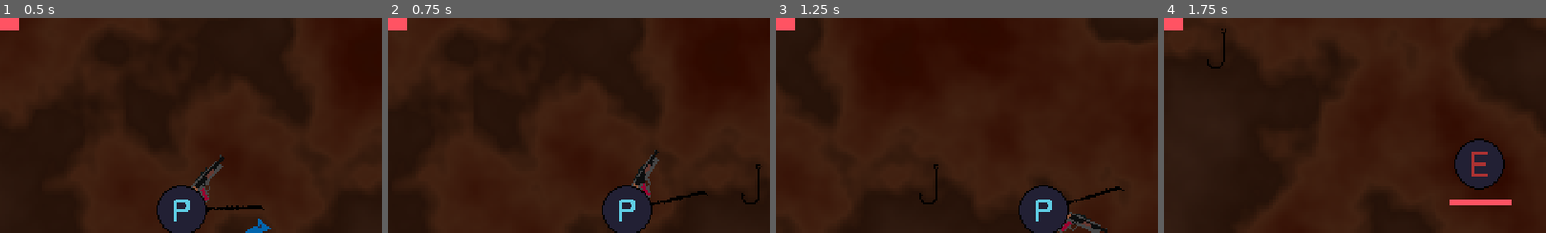
Above: before the commit, frames 1-4 (left to right).
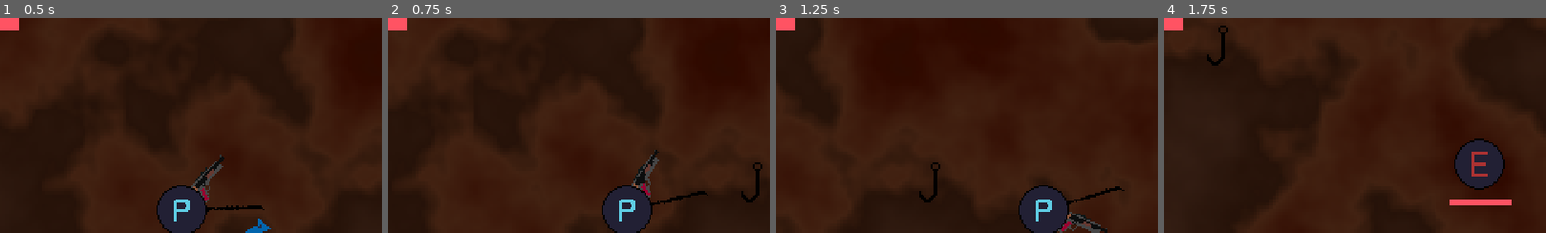
Above: after the commit, the same moments.

Repository: BaldurThor/CGDD
Game: Godot game, scene res://scenes/main.tscn
Same seed, same stepped clock (60 frames per second), same inputs: the game is played once before the commit and once after it.
Inputs (mouse positions are % of the whole screen's width and height, from its top left):
- Up to frame 1 (0.5 s): no input
- Up to frame 2 (0.75 s): tap Enter at 0.5 s; move the mouse to (72, 45) at 0.52 s; hold D (move_right) from 0.53 s (still down); click (72, 45) at 0.67 s
- Up to frame 3 (1.25 s): keep holding D (move_right)
- Up to frame 4 (1.75 s): move the mouse to (30, 55) at 1.27 s; release D (move_right) at 1.28 s; hold S (move_down) from 1.28 s (still down)
The pictures show only the part of the screen within x 26-76%, y 5-55%; the shares and areas given below are measured in that part.

Frame 1 is identical in both runs. In frame 2, 0.3% of the frame differs, in the area x 92-98%, y 67-87%; in frame 3, 0.3%; in frame 4, 0.2%.

Commit message:
new hook art

Diff:
--- a/scenes/player.tscn
+++ b/scenes/player.tscn
@@ -10,10 +10,10 @@
 [ext_resource type="PackedScene" path="res://scenes/bullet.tscn" id="6_rvydb"]
 [ext_resource type="Script" path="res://scripts/rod_swivel.gd" id="6_swhb5"]
 [ext_resource type="Texture2D" uid="uid://cfyf3iuyo4vwe" path="res://assets/rod_placeholder.png" id="7_l7pv7"]
-[ext_resource type="Texture2D" uid="uid://c83n6xs666osf" path="res://assets/hook.png" id="8_a574o"]
 [ext_resource type="Script" path="res://scripts/hook.gd" id="8_qymma"]
 [ext_resource type="Script" path="res://scenes/experience_radius.gd" id="11_fmot2"]
 [ext_resource type="AudioStream" uid="uid://i5mn37rth3s2" path="res://assets/sounds/xp.wav" id="12_ax3nw"]
+[ext_resource type="Texture2D" uid="uid://055te3n4jhal" path="res://assets/Hook.png" id="12_tp034"]
 [ext_resource type="Theme" uid="uid://b0fvfusrp37pd" path="res://themes/health_bar.tres" id="13_soul0"]
 [ext_resource type="PackedScene" path="res://scenes/health_bar.tscn" id="13_vcw5i"]
 [ext_resource type="Script" path="res://scripts/hud/health_bar.gd" id="14_543rk"]
@@ -106,8 +106,8 @@
 script = ExtResource("8_qymma")
 
 [node name="hookSprite2D" type="Sprite2D" parent="RodSwivel/hook"]
-scale = Vector2(0.05, 0.05)
-texture = ExtResource("8_a574o")
+position = Vector2(4, 0)
+texture = ExtResource("12_tp034")
 
 [node name="CollisionShape2D" type="CollisionShape2D" parent="RodSwivel/hook"]
 shape = SubResource("CapsuleShape2D_dv57t")
Binary file changed: assets/hook.png
Not shown, changed: assets/hook.png.import
